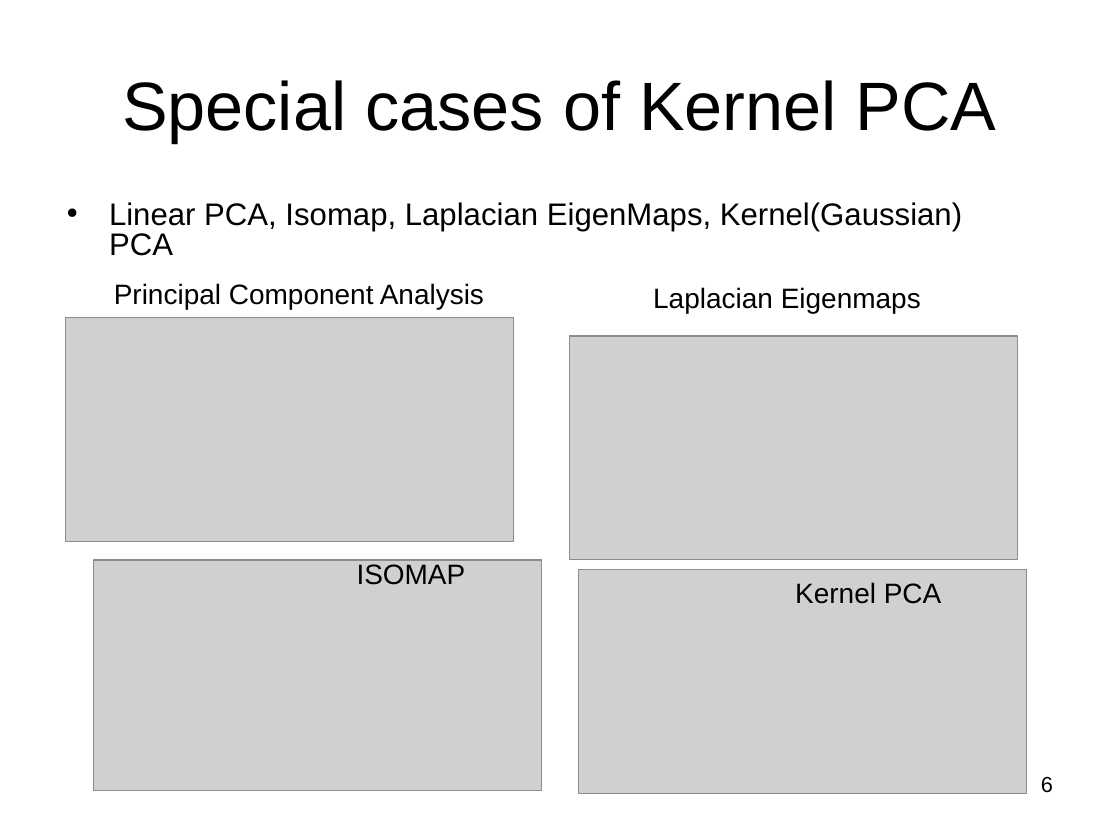
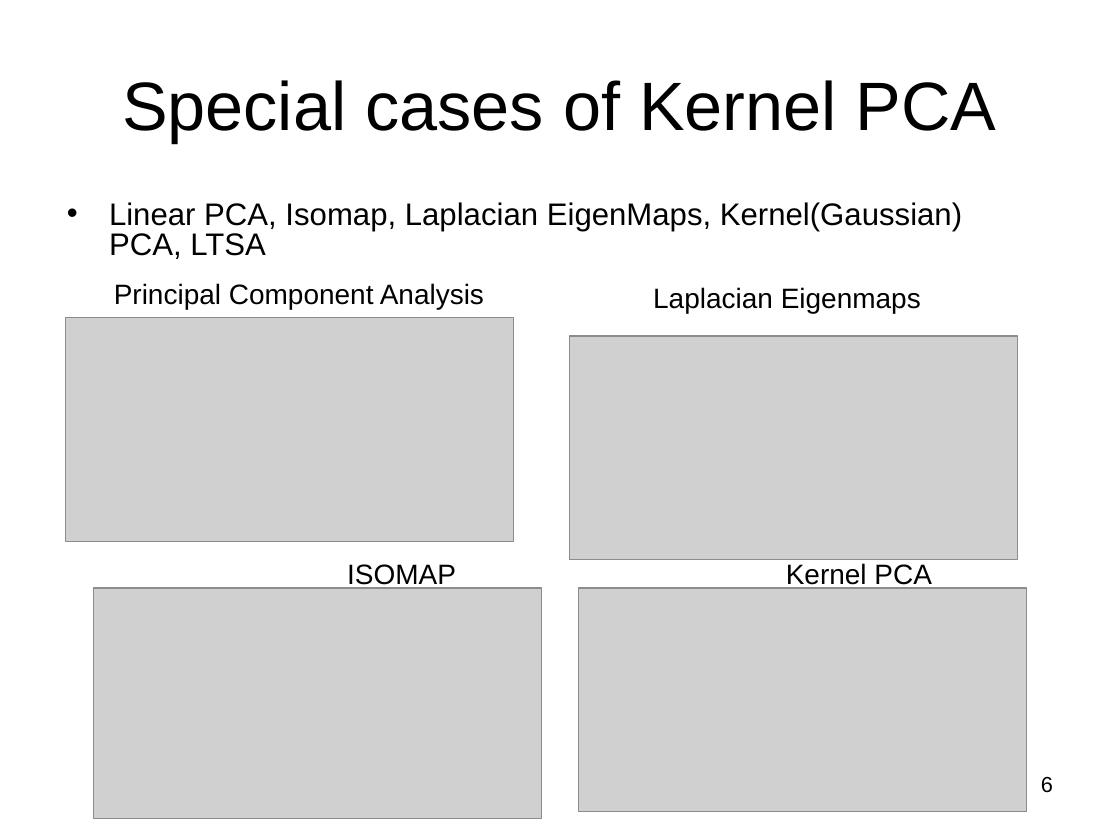
Before and after one commit to subailong/mlpack, a slide deck: slide 6 of fastlib/u/nvasil/docs/proposal/proposal.ppt. Drawn at 1120x840 pixels with LibreOffice and Linux fonts; fonts in the diff are those of the drawing; grey boxes stand for pictures. Boxes give left, top, right and bottom in pixels: in the first picture for what was removed or moved away, otherwise in the second. Text is boxed around its words. In the diff, an @@ line names an element or a change of style, - is before the commit and + after.

```diff
--- a/fastlib/u/nvasil/docs/proposal/proposal.ppt
+++ b/fastlib/u/nvasil/docs/proposal/proposal.ppt
@@ text at [109, 202, 962, 259]: text changed @@
-• Linear PCA, Isomap, Laplacian EigenMaps, Kernel(Gaussian) PCA
+• Linear PCA, Isomap, Laplacian EigenMaps, Kernel(Gaussian) PCA, LTSA
@@ text "ISOMAP" rewrapped from [357, 564, 466, 585] to [347, 564, 456, 589] @@
@@ text "Kernel PCA" rewrapped from [795, 582, 942, 604] to [786, 563, 932, 589] @@
@@ picture: place and size @@
-picture at [93, 560, 541, 791]
+picture at [93, 588, 541, 819]
@@ picture: place and size @@
-picture at [579, 569, 1027, 793]
+picture at [579, 588, 1027, 812]
```
Also in this commit, not shown: 23 other slides changed, 8 slides added, 2 slides removed, 2 other files.
